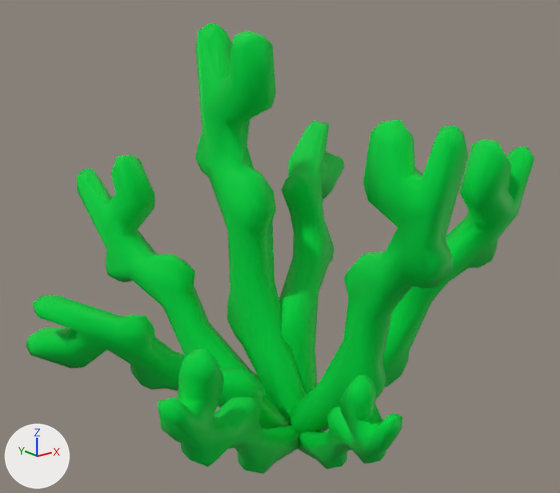
The glTF model 3dobjects/green_coral.glb, before and after one commit.
Both versions are drawn from a 50 mm camera at (-0.493, -1.174, 0.245) aimed at (0.006, -0.55, -0.004). Every picture has the same lights, and +X, +Y and +Z are marked at lower left. Where no turn or scale is listed for an object, it has been applied to the vertices.

Script lines for the objects in view, before the commit:
```python
ob_node_id60 = bpy.data.objects.new('node_id60', me_mesh_id61)
ob_node_id60.location = (0.0, -0.544, 0.0)
```
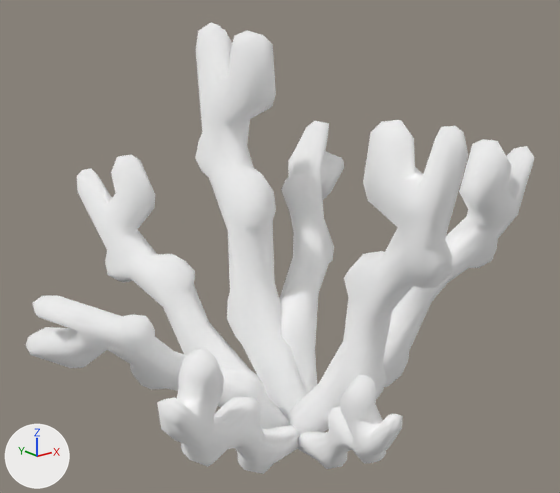
The newer file is also turned or shifted as a whole; pictures and numbers use the older file's frame.

The change, as a diff of the scene's bpy script:
```diff
--- a/3dobjects/green_coral.glb.py
+++ b/3dobjects/green_coral.glb.py
@@ mat_192 @@
 mat_192 = bpy.data.materials.new('192')
-# nodes: BsdfPrincipled, Math x3, Mix, OutputMaterial, TexImage x2, VertexColor
-# uses the picture img_image_0
-# uses the picture img_image_1
+# nodes: BsdfPrincipled, Math x2, OutputMaterial, VertexColor
```

Location of each change, [x1, y1, x2, y2] in pixels of the pictures (560 x 493 px):
'node_id60', surface changed (green to white): [26, 22, 534, 474] in both
